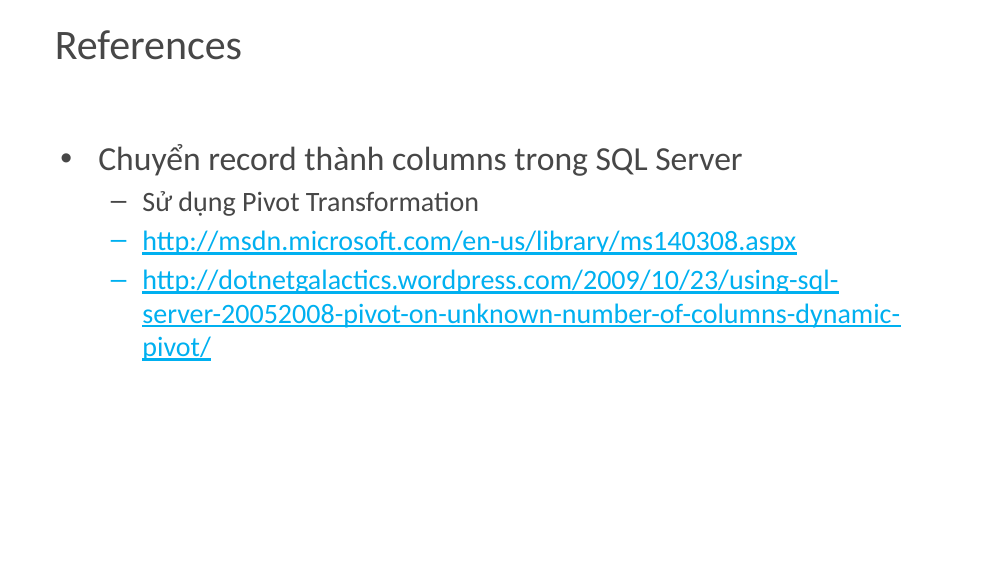
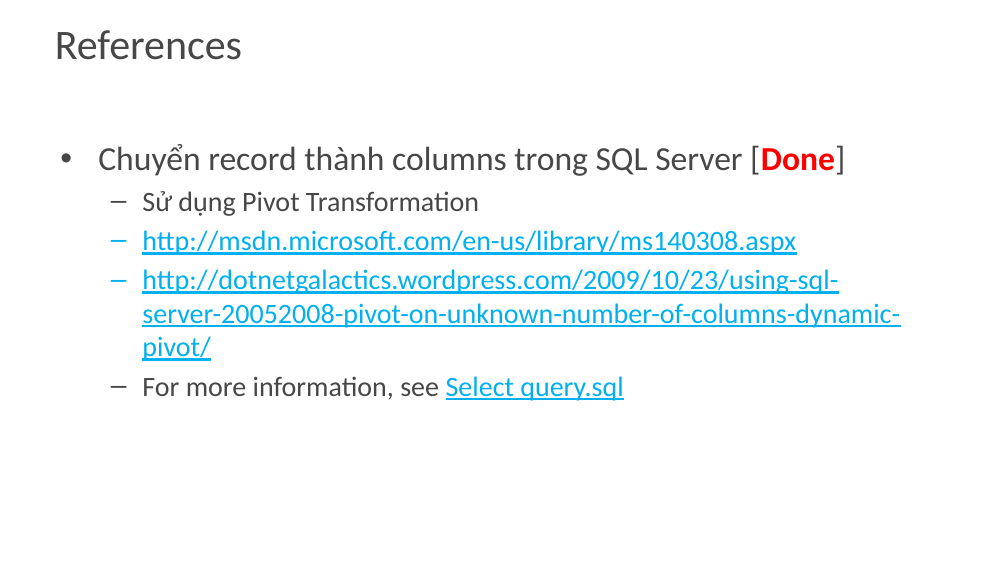
Before and after one commit to khanhduy94/jobzoom, a slide deck: slide 17 of Documents/JobZoom.pptx (slide 16 before the commit). Drawn at 1008x567 pixels with LibreOffice and Linux fonts; fonts in the diff are those of the drawing; background and template pictures are left out. Boxes give left, top, right and bottom in pixels: in the first picture for what was removed or moved away, otherwise in the second. Text is boxed around its words. In the diff, an @@ line names an element or a change of style, - is before the commit and + after.

```diff
--- a/Documents/JobZoom.pptx
+++ b/Documents/JobZoom.pptx
@@ text at [98,144,845,176]: text changed @@
-• Chuyển record thành columns trong SQL Server
+• Chuyển record thành columns trong SQL Server [Done]
@@ text at [142,376,623,401]: paragraph added @@
+  – For more information, see Select query.sql
```
Also in this commit, not shown: 2 slides added, 1 slide removed, 2 other files.
